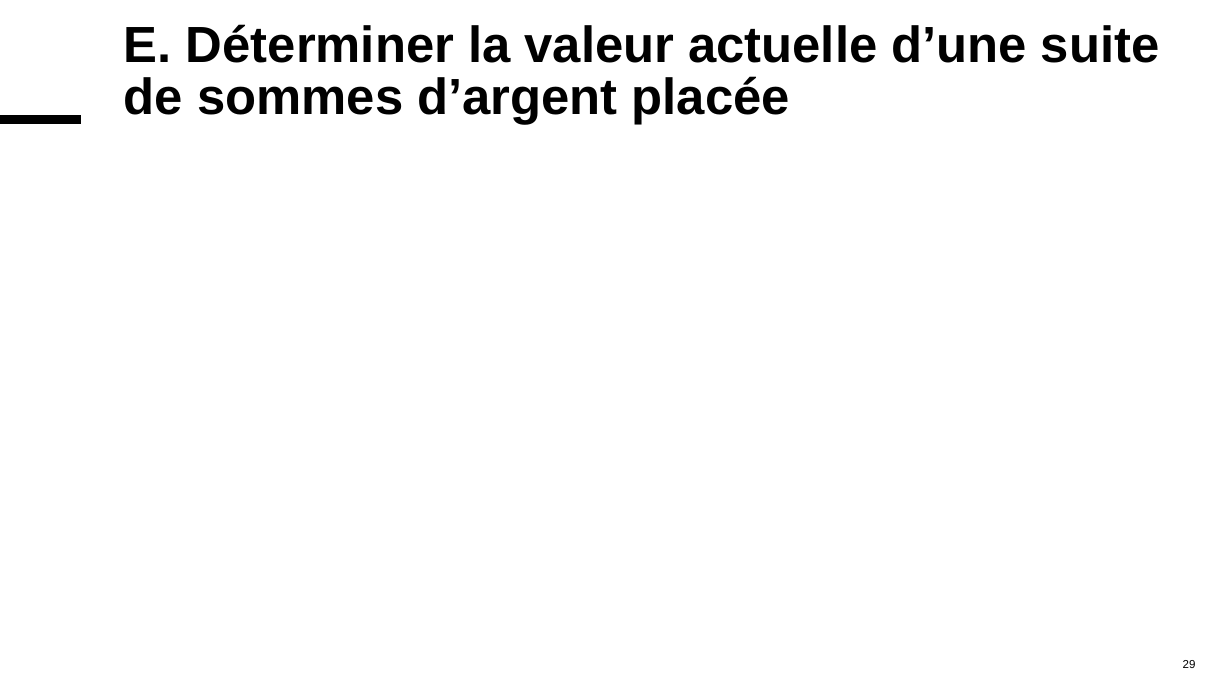
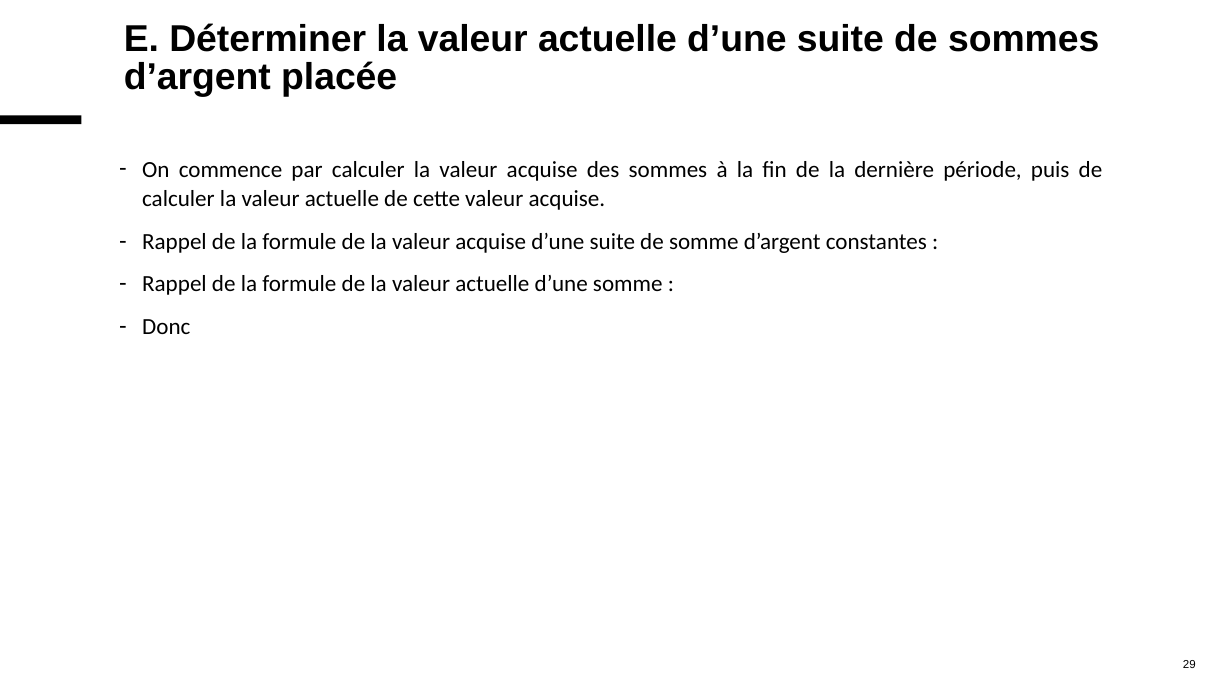
Before and after one commit to MaxMontouro/BUT_Info, a slide deck: slide 29 of Annee2/S4/R4_D_09_maths_gestion/CHP1/chap1.pptx. Drawn at 1232x693 pixels with LibreOffice and Linux fonts; fonts in the diff are those of the drawing; grey boxes stand for pictures. Boxes give left, top, right and bottom in pixels: in the first picture for what was removed or moved away, otherwise in the second. Text is boxed around its words. In the diff, an @@ line names an element or a change of style, - is before the commit and + after.

```diff
--- a/Annee2/S4/R4_D_09_maths_gestion/CHP1/chap1.pptx
+++ b/Annee2/S4/R4_D_09_maths_gestion/CHP1/chap1.pptx
@@ title "E. Déterminer la valeur actuelle ..." at (124,23,1099,97): size 39.6 to 29 pt @@
@@ text added at (142,161,1103,334), 18 pt, text #000000 @@
+– On commence par calculer la valeur acquise des sommes à la fin de la dernière période, puis de calculer la valeur actuelle de cette valeur acquise.
+– Rappel de la formule de la valeur acquise d’une suite de somme d’argent constantes :
+– Rappel de la formule de la valeur actuelle d’une somme :
+– Donc
```
Also in this commit, not shown: 18 other slides changed, 4 slides added, 4 slides removed, 3 other files.
